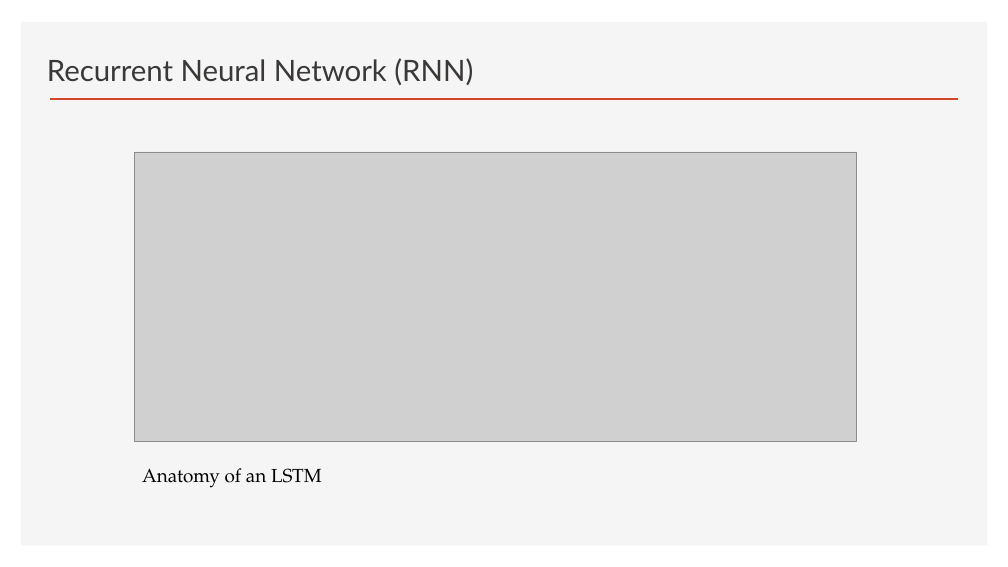
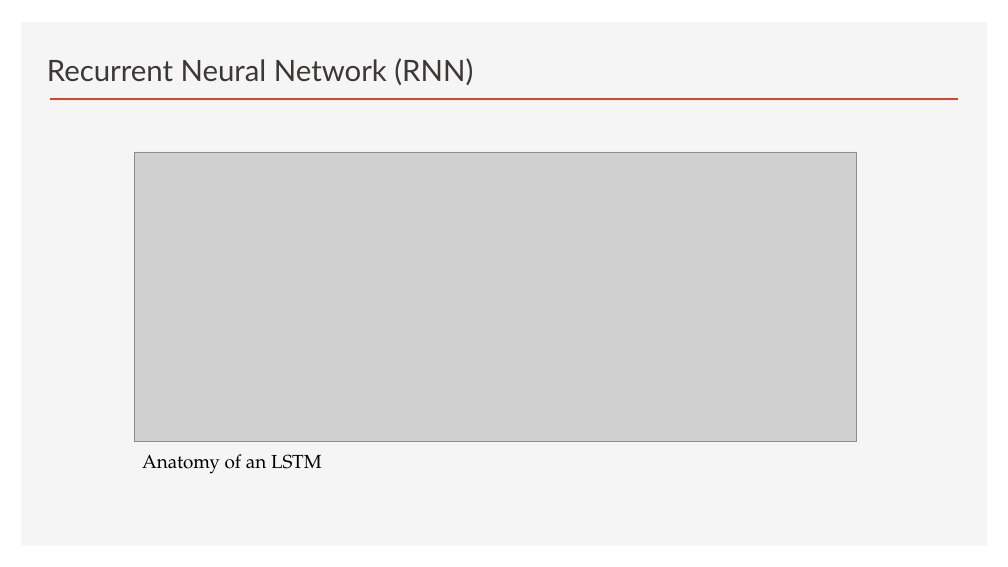
Before and after one commit to ancestor9/2026_Fall_Deep-Learning-with-Python, a slide deck: slide 44 of Chapter 13 Timeseries forecasting.pptx (slide 39 before the commit). Drawn at 1008x567 pixels with LibreOffice and Linux fonts; fonts in the diff are those of the drawing; grey boxes stand for pictures; background and template pictures are left out. Boxes give left, top, right and bottom in pixels: in the first picture for what was removed or moved away, otherwise in the second. Text is boxed around its words. In the diff, an @@ line names an element or a change of style, - is before the commit and + after.

```diff
--- a/Chapter 13 Timeseries forecasting.pptx
+++ b/Chapter 13 Timeseries forecasting.pptx
@@ text "Anatomy of an LSTM": place and size @@
-text "Anatomy of an LSTM" at [142,468,322,488]
+text "Anatomy of an LSTM" at [142,454,322,474]
```
Also in this commit, not shown: 18 other slides changed.
